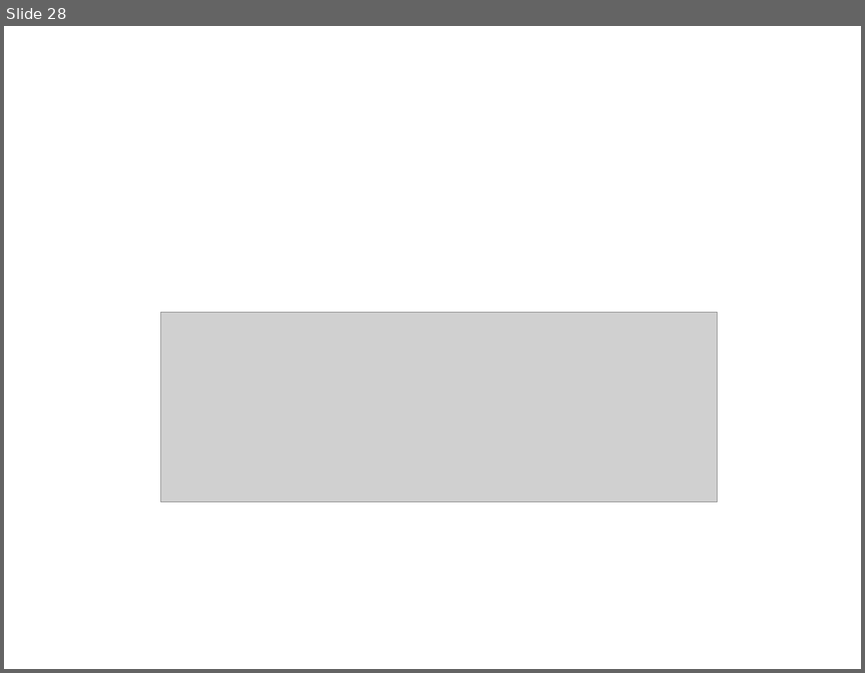
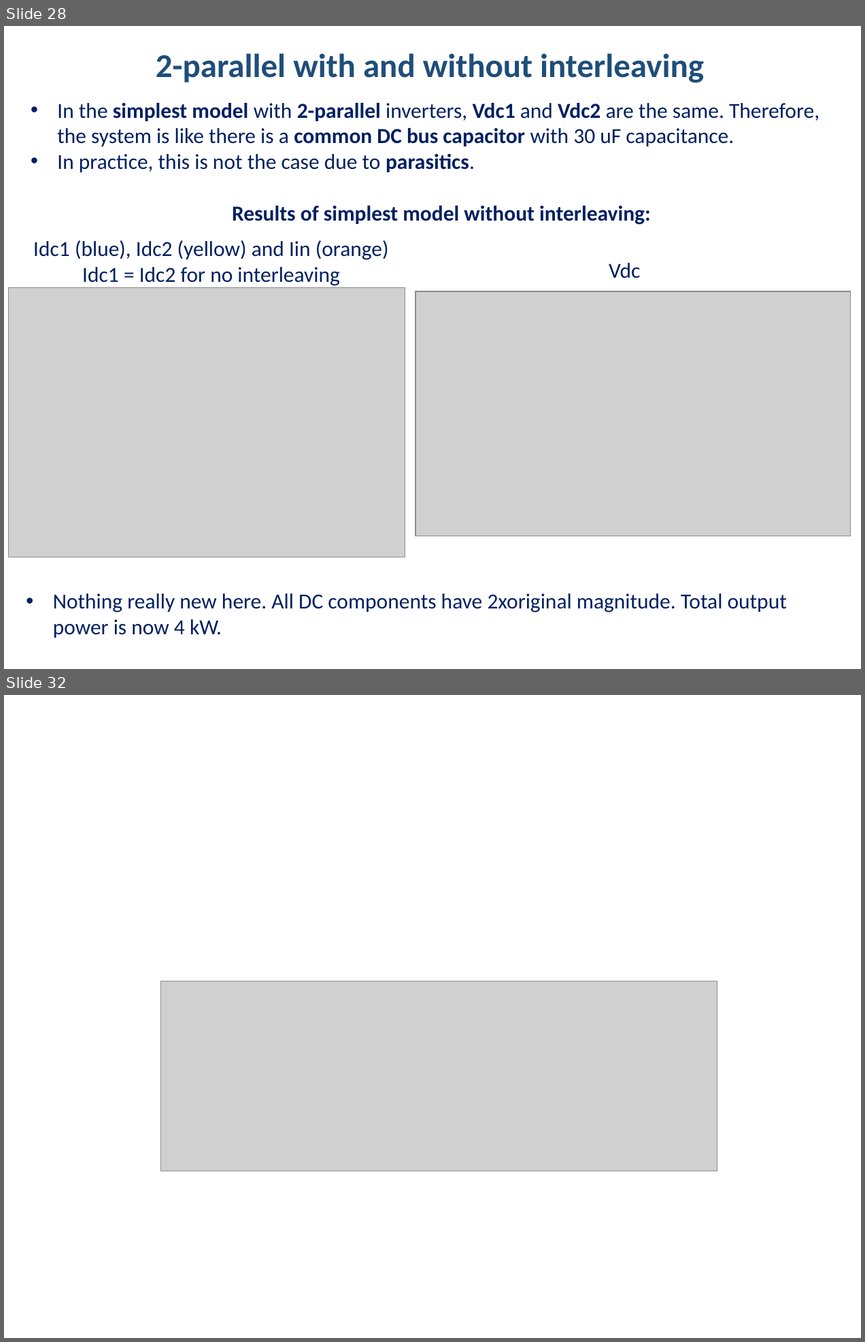
Before and after one commit to hakanpolat/IMMD, a slide deck: Simulation/dcbusmodelwrapup/immd_dcbusmodelwrapup.pptx. Shown one above the other, each under a label of ours: slide 28 before the commit, slides 28 and 32 after it; the slides between them are not shown. The pictures are 865x673 and 865x1342 pixels, drawn with LibreOffice and Linux fonts; fonts in the diff are those of the drawing; grey boxes stand for pictures. Boxes give left, top, right and bottom in pixels: in the first picture for what was removed or moved away, otherwise in the second. Text is boxed around its words. In the diff, an @@ line names an element or a change of style, - is before the commit and + after.

Commit message:
Paralel bağlı 2-modül, with and without interleaving'e başlandı (simplest model).

```diff
--- a/Simulation/dcbusmodelwrapup/immd_dcbusmodelwrapup.pptx
+++ b/Simulation/dcbusmodelwrapup/immd_dcbusmodelwrapup.pptx
@@ slide 28 added at <box>4,26,861,669</box>, background #FFFFFF @@
@@ text added at <box>156,53,704,83</box>, 28 pt, text #1F4E79, bold @@
+2-parallel with and without interleaving
@@ text added at <box>57,103,819,225</box>, 18 pt, text #002060 @@
+• In the simplest model with 2-parallel inverters, Vdc1 and Vdc2 are the same. Therefore, the system is like there is a common DC bus capacitor with 30 uF capacitance.
+• In practice, this is not the case due to parasitics.
+Results of simplest model without interleaving:
@@ text added at <box>33,240,389,286</box>, 18 pt, text #002060 @@
+Idc1 (blue), Idc2 (yellow) and Iin (orange)
+Idc1 = Idc2 for no interleaving
@@ text added at <box>609,263,640,278</box>, 18 pt, text #002060 @@
+Vdc
@@ picture added at <box>8,287,405,557</box> @@
@@ picture added at <box>415,292,851,536</box> @@
@@ text added at <box>53,593,787,637</box>, 18 pt, text #002060 @@
+• Nothing really new here. All DC components have 2xoriginal magnitude. Total output power is now 4 kW.
@@ what was slide 28 is now slide 32 @@
```
Also in this commit, not shown: 2 slides changed, 4 other slides added, 1 slide removed, 5 other files.
